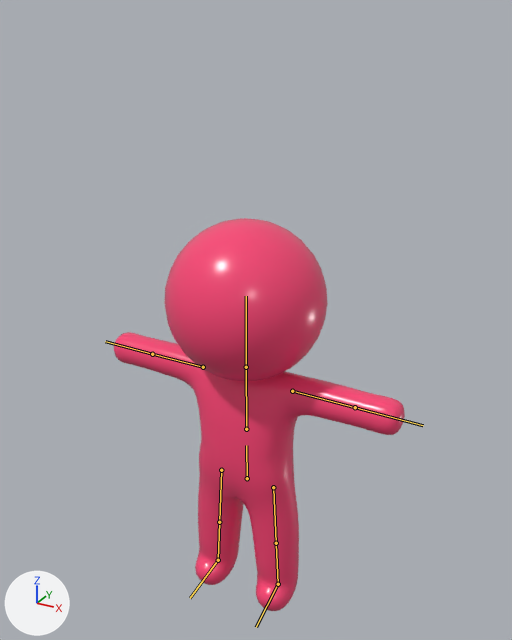
Before and after pictures for a commit that changed the FBX model Assets/_BusJam/Art/Models/Yolcu/Yolcu.fbx.
Both versions are drawn from a 50 mm camera at (0.604, -1.06, 1.194) aimed at (0.007, 0.025, 0.652). Arrows for +X, +Y and +Z are at lower left; the lights stay in place. The first picture is the older version. The bones that change, and the others that lie on the model, are drawn over the model as lines.

The first picture shows 'Yolcu'.
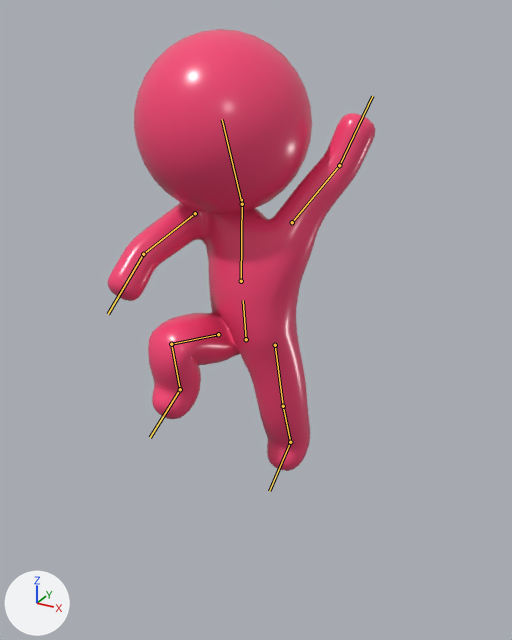
The newer file adds an action. The first version stands in its rest pose; the second is drawn at frame 10 of the action 'Cheer_Jump'.

Changed parts and their boxes [x1, y1, x2, y2] in the pictures (512 x 640 px):
'Yolcu', posed (8% narrower, 12% taller): before [114, 218, 405, 611]; after [108, 29, 375, 471]
bone 'Hips', root to tip: before (247, 478) to (246, 445); after (246, 339) to (243, 300)
bone 'Spine', root to tip: before (246, 429) to (246, 363); after (241, 281) to (242, 199)
bone 'Head', root to tip: before (246, 367) to (246, 296); after (242, 204) to (222, 119)
bone 'UpperArm.L', root to tip: before (292, 391) to (355, 407); after (292, 222) to (339, 165)
bone 'LowerArm.L', root to tip: before (355, 407) to (423, 425); after (339, 165) to (372, 96)
bone 'UpperArm.R', root to tip: before (203, 367) to (152, 354); after (195, 213) to (143, 254)
bone 'LowerArm.R', root to tip: before (152, 354) to (105, 341); after (143, 254) to (108, 314)
bone 'Thigh.L', root to tip: before (273, 487) to (276, 543); after (275, 345) to (283, 406)
bone 'Shin.L', root to tip: before (276, 543) to (278, 584); after (283, 406) to (290, 442)
bone 'Foot.L', root to tip: before (278, 584) to (256, 627); after (290, 442) to (269, 491)
bone 'Thigh.R', root to tip: before (221, 470) to (219, 522); after (218, 334) to (171, 344)
bone 'Shin.R', root to tip: before (219, 522) to (218, 560); after (171, 344) to (180, 389)
bone 'Foot.R', root to tip: before (218, 560) to (190, 598); after (180, 389) to (150, 437)

The edits, one by one:
Bone 'Hips' (bone_hips) moves from (0.0, 0.0, 0.0) to (0.0, 0.319, 0.0).
Bone 'Hips' (bone_hips) turns from (0, 0, 0) to (3, 0, 3) degrees about its own x, y and z.
Bone 'Spine' (bone_spine) turns from (0, 0, 0) to (-10, 0, 0) degrees about its own x, y and z.
Bone 'Head' (bone_head) turns from (0, 0, 0) to (12, -1, 8) degrees about its own x, y and z.
Bone 'UpperArm.L' (bone_upperarm_l) turns from (0, 0, 0) to (52, -12, 25) degrees about its own x, y and z.
Bone 'LowerArm.L' (bone_lowerarm_l) turns from (0, 0, 0) to (14, 0, -3) degrees about its own x, y and z.
Bone 'UpperArm.R' (bone_upperarm_r) turns from (0, 0, 0) to (-33, 17, 54) degrees about its own x, y and z.
Bone 'LowerArm.R' (bone_lowerarm_r) turns from (0, 0, 0) to (-20, 0, -2) degrees about its own x, y and z.
Bone 'Thigh.L' (bone_thigh_l) turns from (0, 0, 0) to (5, 0, 3) degrees about its own x, y and z.
Bone 'Shin.L' (bone_shin_l) turns from (0, 0, 0) to (11, 0, 4) degrees about its own x, y and z.
Bone 'Foot.L' (bone_foot_l) turns from (0, 0, 0) to (3, 0, 5) degrees about its own x, y and z.
Bone 'Thigh.R' (bone_thigh_r) turns from (0, 0, 0) to (-105, 12, 9) degrees about its own x, y and z.
Bone 'Shin.R' (bone_shin_r) turns from (0, 0, 0) to (117, 8, -5) degrees about its own x, y and z.
Bone 'Foot.R' (bone_foot_r) turns from (0, 0, 0) to (-2, 0, -8) degrees about its own x, y and z.
